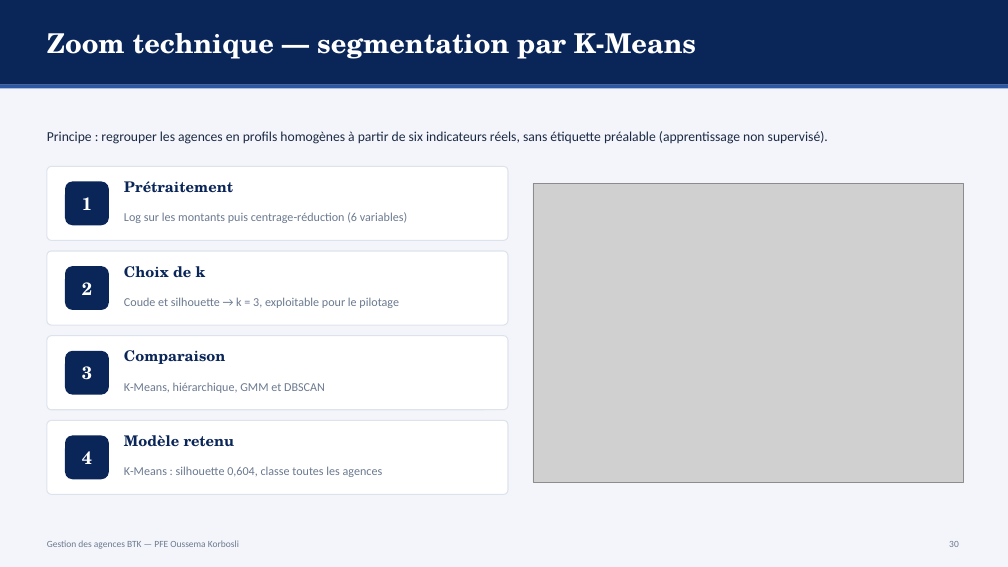
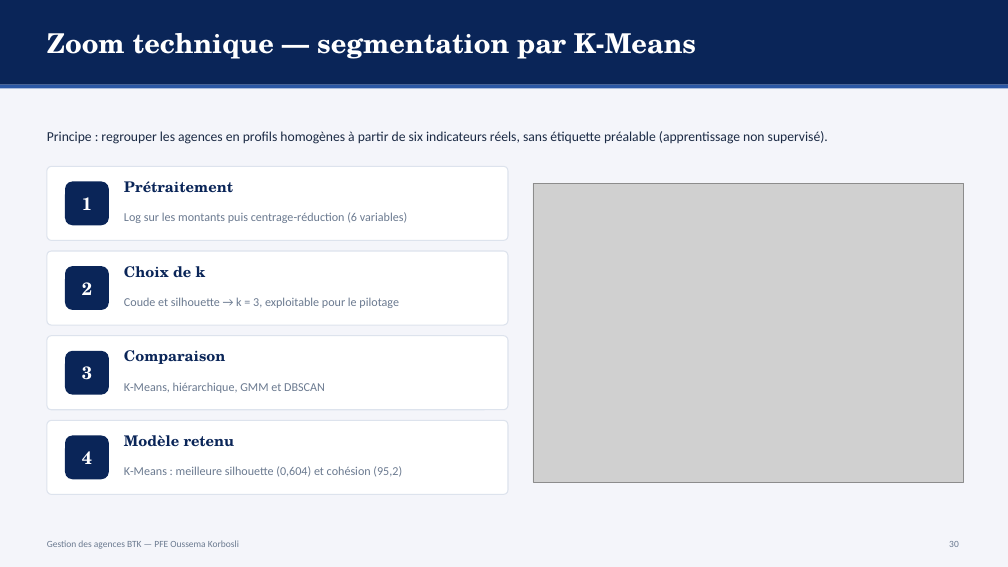
Before and after one commit to ZizouX0/oussema_korbosli, a slide deck: slide 30 of presentation/Soutenance_PFE_Oussema_Korbosli.pptx. Drawn at 1008x567 pixels with LibreOffice and Linux fonts; fonts in the diff are those of the drawing; grey boxes stand for pictures. Boxes give left, top, right and bottom in pixels: in the first picture for what was removed or moved away, otherwise in the second. Text is boxed around its words. In the diff, an @@ line names an element or a change of style, - is before the commit and + after.

```diff
--- a/presentation/Soutenance_PFE_Oussema_Korbosli.pptx
+++ b/presentation/Soutenance_PFE_Oussema_Korbosli.pptx
@@ text at (124,466,402,477): text changed @@
-K-Means : silhouette 0,604, classe toutes les agences
+K-Means : meilleure silhouette (0,604) et cohésion (95,2)
```
Also in this commit, not shown: 5 other files.
